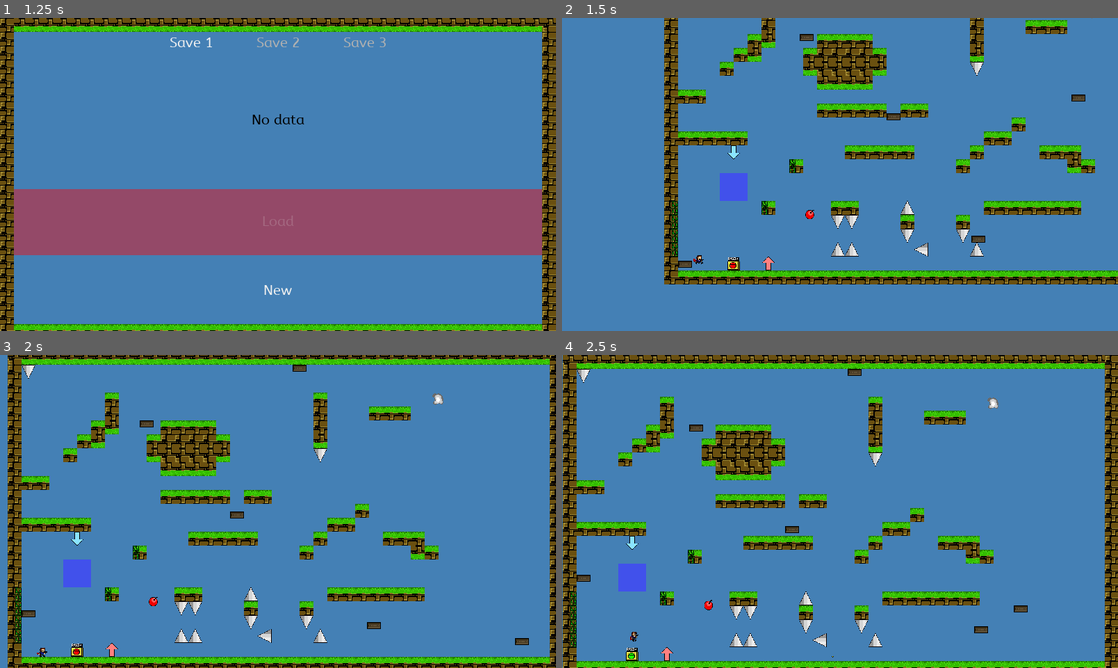
Above: before the commit, frames 1-4 (two rows, left to right).
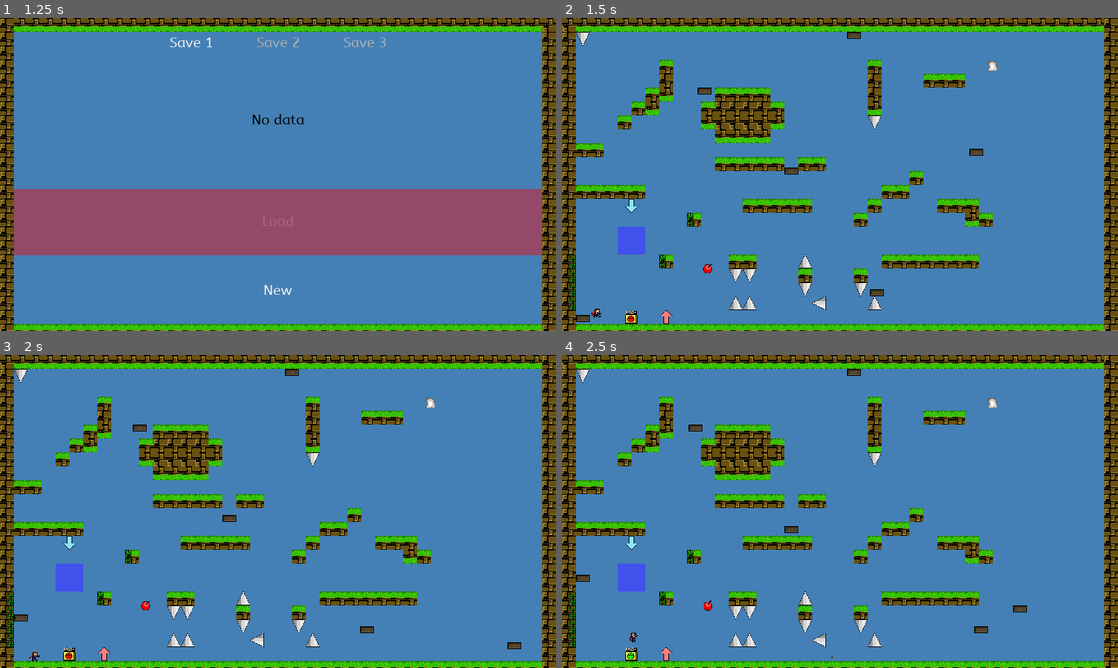
Above: after the commit, the same moments.

Repository: Smartkin/i-wanna-go-through-time-game-jam-edition
Game: Godot game, scene res://Rooms/Title.tscn
Same seed, same stepped clock (60 frames per second), same inputs: the game is played once before the commit and once after it. Sound files missing from this copy of the repository are replaced by a short silence.
Inputs (mouse positions are in pixels of both pictures, inside the frame that each line leads up to):
- Up to frame 1 (1.25 s): click "Start Game" at 0.5 s
- Up to frame 2 (1.5 s): click "New" at 1.25 s
- Up to frame 3 (2 s): no input
- Up to frame 4 (2.5 s): tap Enter at 2 s; move the mouse to (962, 495) at 2.02 s; hold Right (right) from 2.03 s (still down); tap Z (shoot) at 2.1 s; click (962, 495) at 2.17 s; tap Shift (jump) at 2.27 s

Frame 1 is identical in both runs. In frame 2, 34% of the frame differs, in the area x 0-100%, y 0-100%; in frame 3, 25%; in frame 4, 5.8%.

Commit message:
Fix camera location on room restart

Diff:
--- a/Objects/Player/PlayerController.tscn
+++ b/Objects/Player/PlayerController.tscn
@@ -79,9 +79,8 @@
 process_mode = 0
 limit_left = 0
 limit_top = 0
-limit_right = 1280
+limit_right = 2560
 limit_bottom = 720
-limit_smoothed = true
 smoothing_enabled = true
 editor_draw_limits = true
 
--- a/project.godot
+++ b/project.godot
@@ -9,11 +9,6 @@
 config_version=4
 
 _global_script_classes=[ {
-"base": "",
-"class": "GitAPI",
-"language": "NativeScript",
-"path": "res://addons/godot-git-plugin/git_api.gdns"
-}, {
 "base": "KinematicBody2D",
 "class": "GrabbableBase",
 "language": "GDScript",
@@ -510,7 +505,6 @@
 "path": "res://Scripts/Water/Water.gd"
 } ]
 _global_script_class_icons={
-"GitAPI": "",
 "GrabbableBase": "",
 "KillerBase": "",
 "Player": "",
